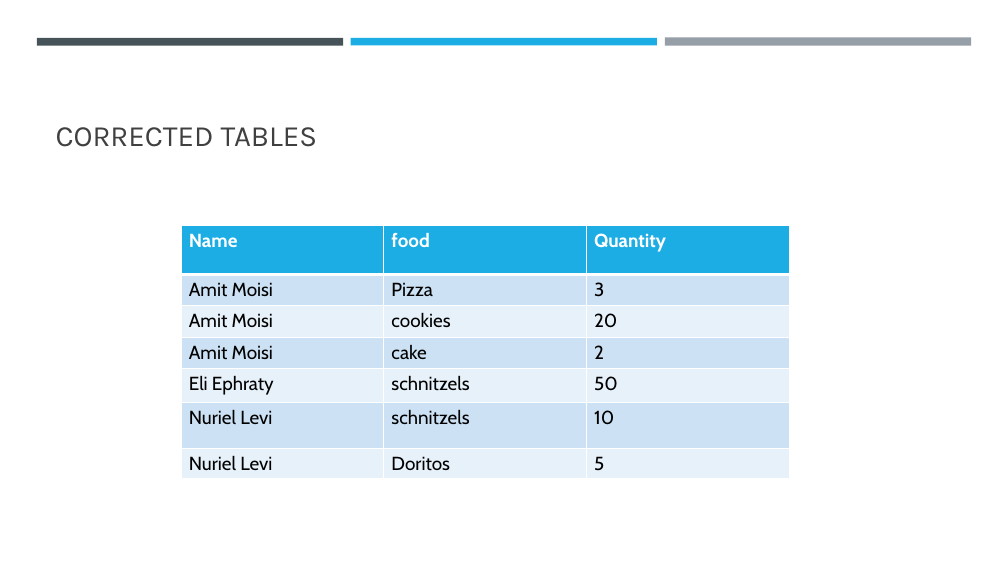
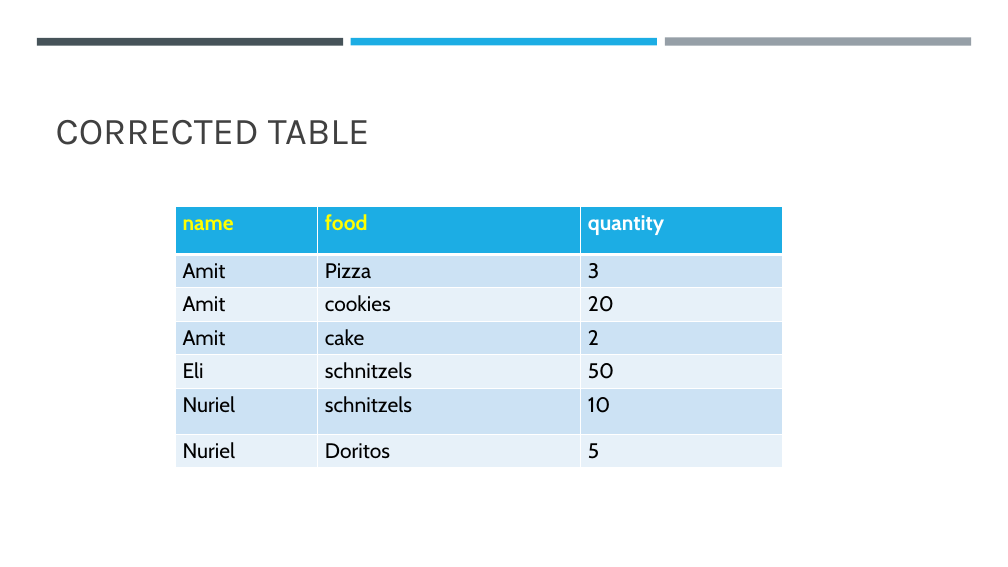
Before and after one commit to NONAME4322/ChatMate, a slide deck: slide 7 of Database normalization.pptx (slide 6 before the commit). Drawn at 1008x567 pixels with LibreOffice and Linux fonts; fonts in the diff are those of the drawing. Boxes give left, top, right and bottom in pixels: in the first picture for what was removed or moved away, otherwise in the second. Text is boxed around its words. In the diff, an @@ line names an element or a change of style, - is before the commit and + after.

```diff
--- a/Database normalization.pptx
+++ b/Database normalization.pptx
@@ title at (56,120,369,145): text changed; size 28 to 36 pt @@
-CORRECTED TABLES
+CORRECTED TABLE
@@ table at (175,206,783,466) @@
-row 1, column 1: Name
+row 1, column 1: name
-row 1, column 3: Quantity
+row 1, column 3: quantity
-row 2, column 1: Amit Moisi
+row 2, column 1: Amit
-row 3, column 1: Amit Moisi
+row 3, column 1: Amit
-row 4, column 1: Amit Moisi
+row 4, column 1: Amit
-row 5, column 1: Eli Ephraty
+row 5, column 1: Eli
-row 6, column 1: Nuriel Levi
+row 6, column 1: Nuriel
-row 7, column 1: Nuriel Levi
+row 7, column 1: Nuriel
@@ size 18 to 20 pt in "food", "Pizza", "3", "cookies" and 9 more places @@
@@ text colour #FFFFFF to #FFFF00 in "food" @@
@@ table: place and size @@
-table at (181,226,789,478)
+table at (175,206,783,466)
```
Also in this commit, not shown: 7 other slides changed, 4 slides added, 2 slides removed.
